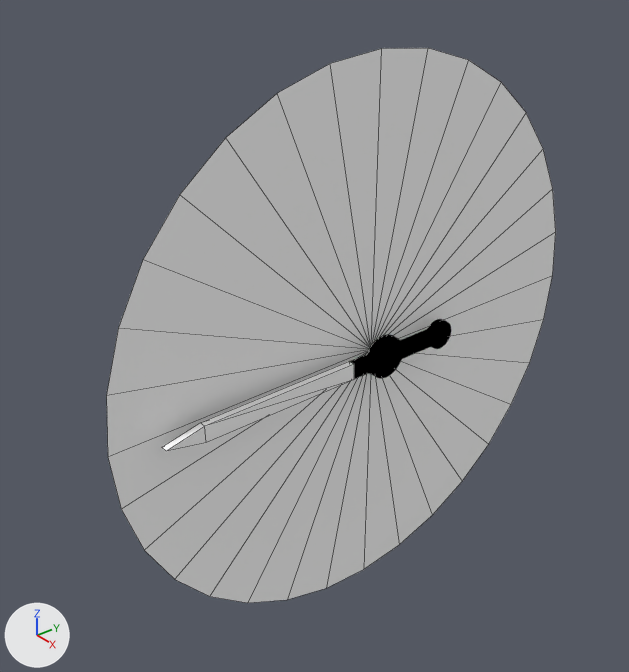
An edit to the Blender file dev/blender/instruments/vsi.blend, drawn before and after from the same camera.
The view is the same before and after, from a camera (50 mm lens) standing at (-0.2956, -0.2015, 0.0513) and looking at (-0.3785, -0.1343, -0.0051). Every picture has the same lights, and +X, +Y and +Z are marked at lower left. Mesh edges are drawn as thin lines on the coarser meshes.

Before the edit, the objects in view are built like this:
```python
me_circle = bpy.data.meshes.new('Circle')
me_circle.from_pydata(...)  # 33 vertices, 32 faces; spans x -0.01, y -0.038..0.038, z -0.038..0.038
me_circle.polygons.foreach_set('use_smooth', [True] * 32)
me_circle.materials.append(mat_defaultwhite)  # its picture is missing
me_circle_003 = bpy.data.meshes.new('Circle.003')
me_circle_003.from_pydata(...)  # 10 vertices, 11 faces; spans x -0.008..-0.007, y -0.0326..-0.0056, z -0.0011..0.0011
me_circle_003.polygons.foreach_set('use_smooth', [True] * 11)
me_circle_003.materials.append(mat_defaultwhite)  # its picture is missing
me_circle_004 = bpy.data.meshes.new('Circle.004')
me_circle_004.from_pydata(...)  # 110 vertices, 161 faces; spans x 0.0021..0.0031, y -0.0056..0.012, z -0.0029..0.0029
me_circle_004.polygons.foreach_set('use_smooth', [True] * 161)
me_circle_004.materials.append(mat_blackpaint)  # its picture is missing
ob_face = bpy.data.objects.new('Face', me_circle)
ob_face.location = (-0.3589, -0.1325, -0.0037)
ob_face.show_transparent = True
ob_pointercentre = bpy.data.objects.new('PointerCentre', me_circle_004)
ob_pointercentre.location = (-0.369, -0.1325, -0.0037)
ob_pointercentre.show_transparent = True
ob_pointertip = bpy.data.objects.new('PointerTip', me_circle_003)
ob_pointertip.location = (-0.3589, -0.1325, -0.0037)
ob_pointertip.show_transparent = True
```
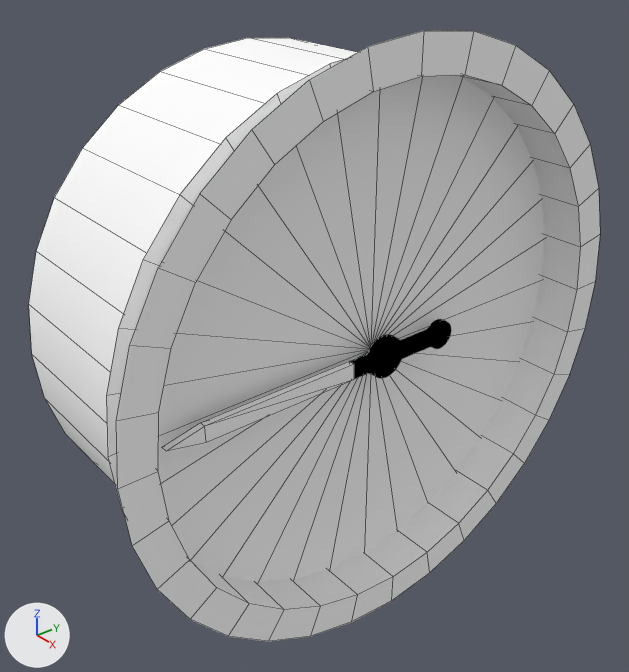
The newer file is also turned or shifted as a whole; pictures and numbers use the older file's frame.

Patch to the scene script:
```diff
--- a/dev/blender/instruments/vsi.blend.py
+++ b/dev/blender/instruments/vsi.blend.py
@@ mat_material @@
+mat_material = diffuse_material('Material')
+mat_material.base_color = (1.0, 1.0, 1.0)  # white #ffffff
@@ me_circle_009 @@
+me_circle_009.from_pydata(...)  # 128 vertices, 64 faces; spans x -0.032..0.0, y -0.1299..-0.0499, z -0.0403..0.0397
+me_circle_009.polygons.foreach_set('use_smooth', [True] * 64)
+me_circle_009.materials.append(mat_material)  # its picture is missing
@@ ob_case @@
+ob_case = bpy.data.objects.new('Case', me_circle_009)
+ob_case.location = (-0.3625, -0.0427, -0.0027)
+ob_case.show_transparent = True
```

Where the change shows, as pixel boxes (x1, y1, x2, y2) in the pictures (629 x 672 px):
'Case', added: after (29, 31, 600, 642)
